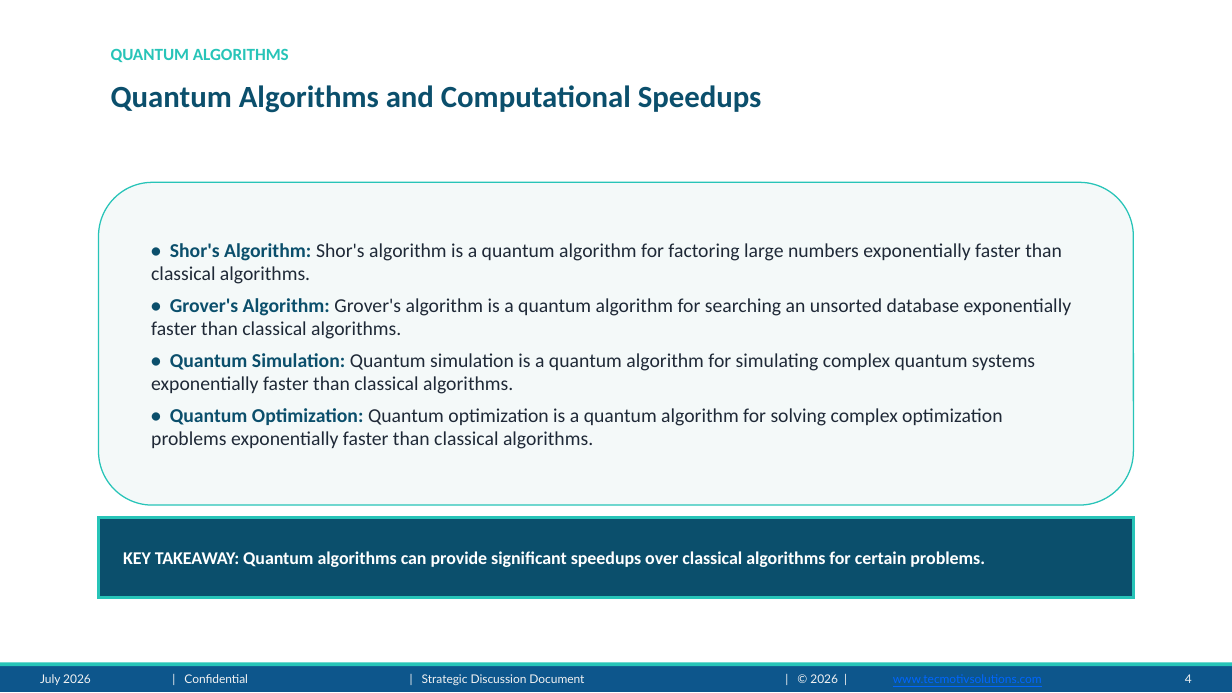
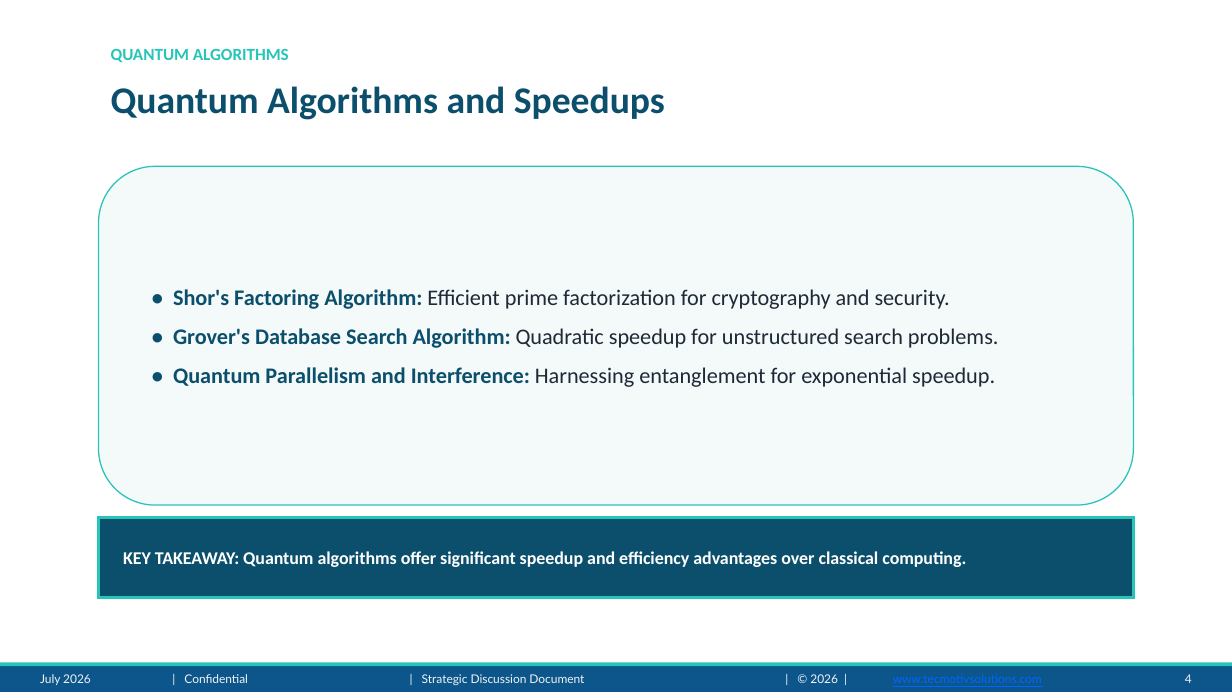
Before and after one commit to adityarana121/Presentation-Maker-agent, a slide deck: slide 4 of output/Quantum_Computing_presentation.pptx. Drawn at 1232x693 pixels with LibreOffice and Linux fonts; fonts in the diff are those of the drawing; background and template pictures are left out. Boxes give left, top, right and bottom in pixels: in the first picture for what was removed or moved away, otherwise in the second. Text is boxed around its words. In the diff, an @@ line names an element or a change of style, - is before the commit and + after.

```diff
--- a/output/Quantum_Computing_presentation.pptx
+++ b/output/Quantum_Computing_presentation.pptx
@@ text at box(111, 86, 665, 120): text changed; size 18 to 22 pt @@
-Quantum Algorithms and Computational Speedups
+Quantum Algorithms and Speedups
@@ rounded rectangle "• Shor's Factoring Algorithm: Efficient ...": place and size @@
-rounded rectangle "• Shor's Factoring Algorithm: Efficient ..." at box(99, 182, 1133, 505)
+rounded rectangle "• Shor's Factoring Algorithm: Efficient ..." at box(99, 166, 1133, 505)
@@ text in rounded rectangle at box(173, 289, 999, 387): text changed; size 11.5 to 13 pt @@
-• Shor's Algorithm: Shor's algorithm is a quantum algorithm for factoring large numbers exponentially faster than classical algorithms.
-• Grover's Algorithm: Grover's algorithm is a quantum algorithm for searching an unsorted database exponentially faster than classical algorithms.
-• Quantum Simulation: Quantum simulation is a quantum algorithm for simulating complex quantum systems exponentially faster than classical algorithms.
-• Quantum Optimization: Quantum optimization is a quantum algorithm for solving complex optimization problems exponentially faster than classical algorithms.
+• Shor's Factoring Algorithm: Efficient prime factorization for cryptography and security.
+• Grover's Database Search Algorithm: Quadratic speedup for unstructured search problems.
+• Quantum Parallelism and Interference: Harnessing entanglement for exponential speedup.
@@ text in rectangle at box(123, 551, 966, 567): text changed @@
-KEY TAKEAWAY: Quantum algorithms can provide significant speedups over classical algorithms for certain problems.
+KEY TAKEAWAY: Quantum algorithms offer significant speedup and efficiency advantages over classical computing.
```
Also in this commit, not shown: 7 other slides changed, 4 other files.
